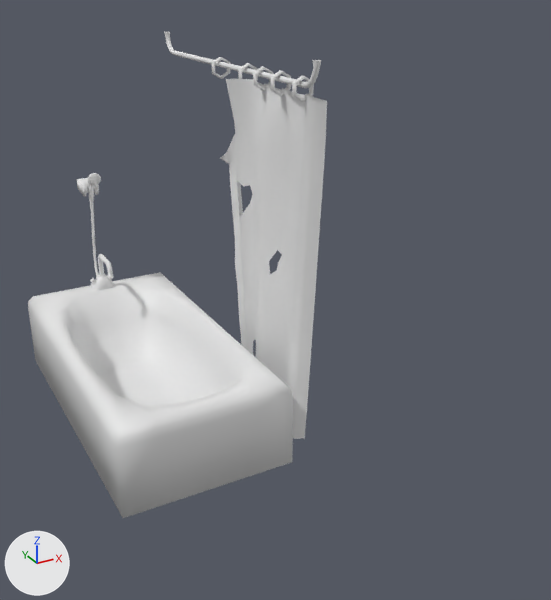
One commit to the FBX model UnityProject/Assets/Visuals/Lau Assets/LVL_1/Bathroom/Bathroom Elements/Import/Shower Elements/BathroomSetup_ShowerElements.fbx: the scene before it, then after it.
Camera for both pictures: a 50 mm camera at (-0.0212, -0.065, 0.0415) aimed at (0.0071, -0.0134, 0.0157). The lights are fixed; the arrows at lower left show +X, +Y and +Z. Where no turn or scale is listed for an object, it has been applied to the vertices.

Script lines for the objects in view, before the commit:
```python
me_bathtub = bpy.data.meshes.new('BathTub')
me_bathtub.from_pydata(...)  # 458 vertices, 441 faces; spans x -0.008..0.008, y -0.015..0.016, z 0.0..0.0123
me_bathtub.materials.append(mat_material__showersetup_p1_basetex_psd)  # its picture is missing
me_forh_ng = bpy.data.meshes.new('forh_ng')
me_forh_ng.from_pydata(...)  # 759 vertices, 701 faces; spans x -0.0105..0.0019, y -0.0065..0.0252, z -0.016..0.0184
me_forh_ng.materials.append(mat_none__showersetup_p2_basetex_psd)  # its picture is missing
ob_bathtub = bpy.data.objects.new('BathTub', me_bathtub)
ob_bathtub.location = (0.0, 0.0, 0.0)
ob_forh_ng = bpy.data.objects.new('forh_ng', me_forh_ng)
ob_forh_ng.location = (0.00961, -0.00838, 0.01661)
```
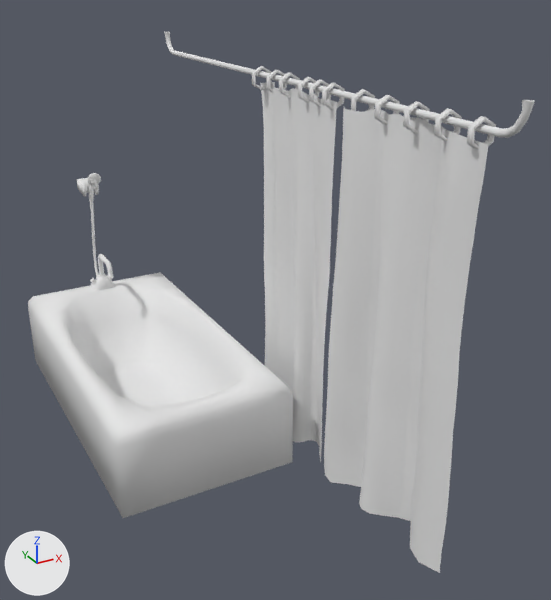
The newer file is also rescaled (x100.0) as a whole; pictures and numbers use the older file's frame.

What the commit changed:
Mesh me_plane is new.
It has 680 vertices, 651 faces and spans x -0.0109..0.0009, y -0.0516..0.0011, z -0.0263..0.0.
Mesh me_plane_006 is new.
It has 578 vertices, 512 faces and spans x -0.0017..0.0017, y -0.0207..0.0073, z -0.0317..0.0003.
Object 'forh_ng' (ob_forh_ng) is deleted.
Object 'forhæng' (ob_forhæng) is new; it shows me_plane.
Its location is (0.01, 0.01564, 0.03497).
Object 'Plane' (ob_plane) is new; it shows me_plane_006.
Its location is (0.01002, -0.01253, 0.03243).

Pixel boxes [x1, y1, x2, y2] of what changed, in the pictures (551 x 600 px):
'Plane', added
    after: [260, 82, 488, 573]
'forh_ng', deleted
    before: [77, 32, 327, 439]
'forhæng', added
    after: [77, 32, 535, 276]
